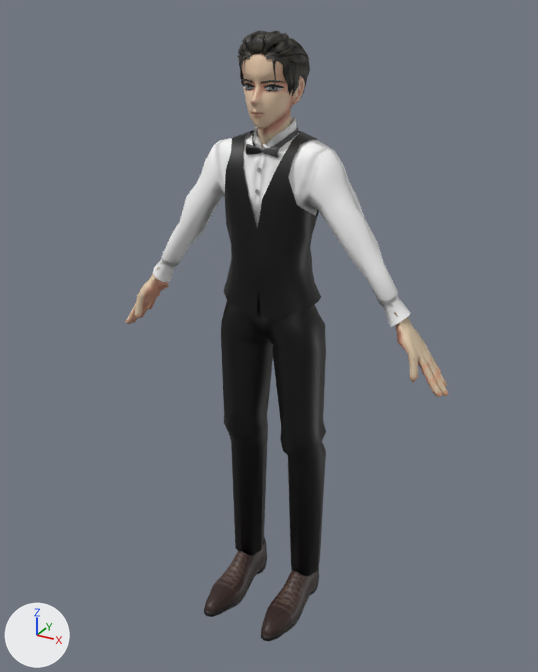
What one commit did to the glTF model NobleEngine/assets/application/model/Bartender/bartender.gltf.
Camera for both pictures: a camera (50 mm lens) standing at (0.956, -1.749, 1.823) and looking at (0.037, -0.078, 0.988). The axes (+X, +Y, +Z) are drawn at lower left. The lights are the same throughout. The older version comes first. Both versions are drawn at frame 36 of the action 'Idle'; the numbers are the values there.

The first picture shows 'bady'.
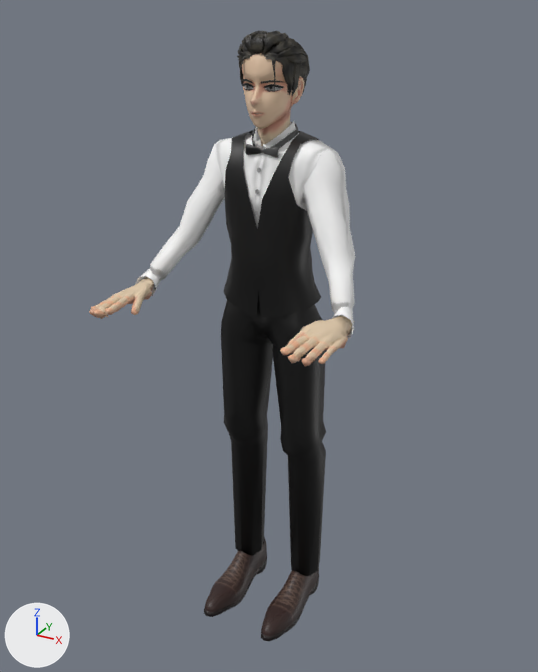
What differs and where, as boxes (x1, y1, x2, y2) in the pictures (538 x 672 px):
```json
{"object": "bady", "change": "posed", "before": [125, 30, 448, 641], "after": [89, 30, 356, 641], "on screen": "17% narrower"}
{"bone": "Arm_L", "before": "(325, 165) to (366, 248)", "after": "(325, 165) to (343, 257)"}
{"bone": "ForeArm_L", "before": "(366, 248) to (398, 313)", "after": "(343, 257) to (347, 324)"}
{"bone": "Hand_L", "before": "(398, 313) to (415, 338)", "after": "(347, 324) to (329, 331)"}
{"bone": "Arm_R", "before": "(224, 155) to (194, 222)", "after": "(223, 155) to (189, 232)"}
{"bone": "ForeArm_R", "before": "(194, 222) to (165, 268)", "after": "(189, 232) to (147, 283)"}
{"bone": "Hand_R", "before": "(165, 268) to (151, 285)", "after": "(147, 283) to (132, 290)"}
```

The change, as JSON lines over the scene's bpy script:
```json
{"block": "bone_arm_l", "where": "bone_arm_l = bpy.data.objects['body'].pose.bones['Arm_L']  # child of 'Shoulder_L'"}
{"op": "set", "path": "bone_arm_l.rotation_quaternion", "old": "(1.0, 0.0, 0.0, 0.0)", "new": "(0.979, 0.162, 0.11, -0.064)", "note": "degrees (0, 0, 0) -> degrees (18, 14, -5)"}
{"block": "bone_forearm_l", "where": "bone_forearm_l = bpy.data.objects['body'].pose.bones['ForeArm_L']  # child of 'Arm_L'"}
{"op": "set", "path": "bone_forearm_l.rotation_quaternion", "old": "(1.0, 0.0, 0.0, 0.0)", "new": "(0.989, 0.132, 0.0, 0.059)", "note": "degrees (0, 0, 0) -> degrees (15, -1, 7)"}
{"block": "bone_hand_l", "where": "bone_hand_l = bpy.data.objects['body'].pose.bones['Hand_L']  # child of 'ForeArm_L'"}
{"op": "set", "path": "bone_hand_l.rotation_quaternion", "old": "(1.0, 0.0, 0.0, 0.0)", "new": "(0.809, 0.125, 0.292, -0.494)", "note": "degrees (0, 0, 0) -> degrees (-6, 37, -65)"}
{"block": "bone_arm_r", "where": "bone_arm_r = bpy.data.objects['body'].pose.bones['Arm_R']  # child of 'Shoulder_R'"}
{"op": "set", "path": "bone_arm_r.rotation_quaternion", "old": "(1.0, 0.0, 0.0, 0.0)", "new": "(0.979, 0.16, -0.109, 0.064)", "note": "degrees (0, 0, 0) -> degrees (18, -14, 5)"}
{"block": "bone_forearm_r", "where": "bone_forearm_r = bpy.data.objects['body'].pose.bones['ForeArm_R']  # child of 'Arm_R'"}
{"op": "set", "path": "bone_forearm_r.rotation_quaternion", "old": "(1.0, 0.0, 0.0, 0.0)", "new": "(0.989, 0.135, 0.0, -0.06)", "note": "degrees (0, 0, 0) -> degrees (16, 1, -7)"}
{"block": "bone_hand_r", "where": "bone_hand_r = bpy.data.objects['body'].pose.bones['Hand_R']  # child of 'ForeArm_R'"}
{"op": "set", "path": "bone_hand_r.rotation_quaternion", "old": "(1.0, 0.0, 0.0, 0.0)", "new": "(0.81, 0.124, -0.292, 0.493)", "note": "degrees (0, 0, 0) -> degrees (-6, -37, 65)"}
```
